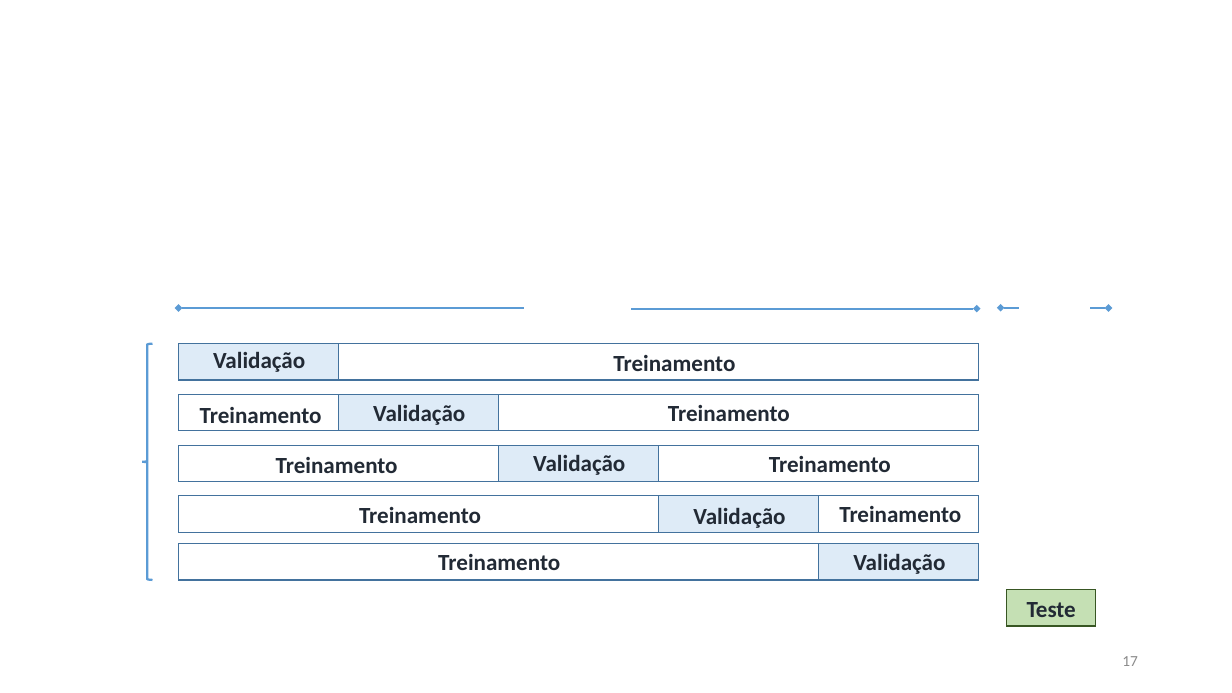
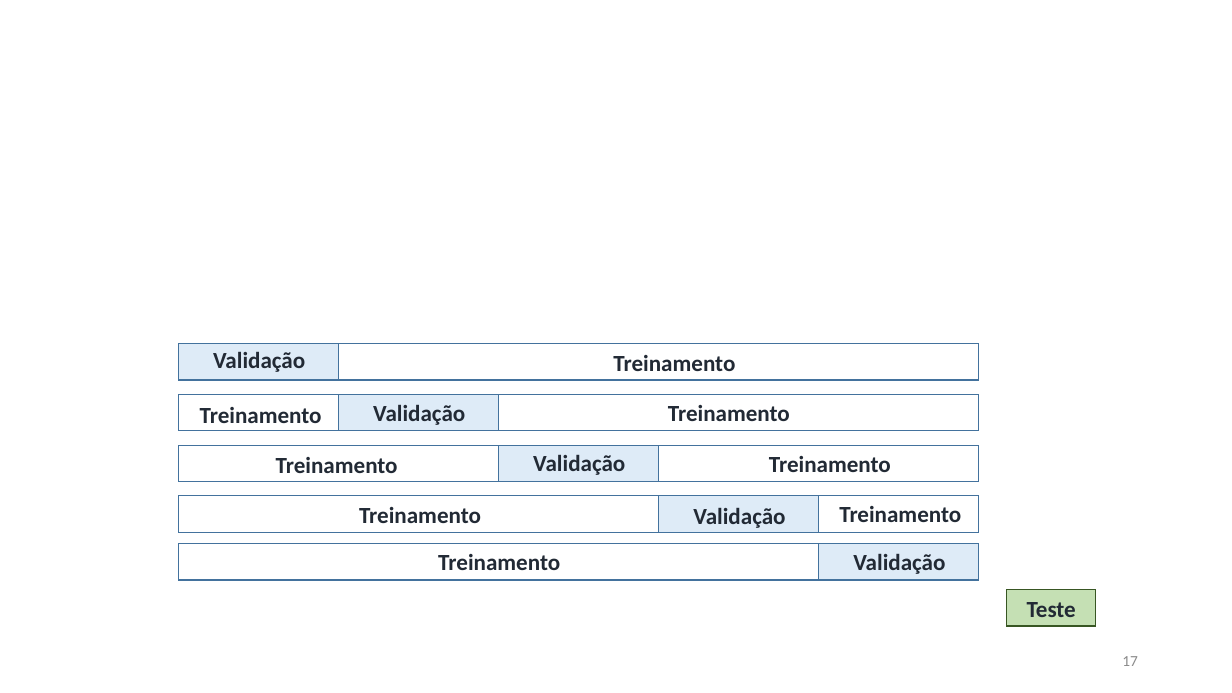
Before and after one commit to danilocoura/Aprendizagem-de-Maquina, a slide deck: slide 17 of Projeto/apresentacao Aprendizagem de Maquina.pptx. Drawn at 1232x693 pixels with LibreOffice and Linux fonts; fonts in the diff are those of the drawing; background and template pictures are left out. Boxes give left, top, right and bottom in pixels: in the first picture for what was removed or moved away, otherwise in the second. Text is boxed around its words. In the diff, an @@ line names an element or a change of style, - is before the commit and + after.

```diff
--- a/Projeto/apresentacao Aprendizagem de Maquina.pptx
+++ b/Projeto/apresentacao Aprendizagem de Maquina.pptx
@@ arrow (178, 308) - (524, 308): stroke #5B9BD5 1.75 pt to #FFFFFF 1.75 pt @@
@@ arrow (631, 309) - (977, 309): stroke #5B9BD5 1.75 pt to #FFFFFF 1.75 pt @@
@@ arrow (1001, 308) - (1019, 308): stroke #5B9BD5 1.75 pt to #FFFFFF 1.75 pt @@
@@ arrow (1091, 308) - (1109, 308): stroke #5B9BD5 1.75 pt to #FFFFFF 1.75 pt @@
@@ left brace at (142,344,152,580): outline #5B9BD5 1.75 pt to #FFFFFF 1.75 pt @@
```
Also in this commit, not shown: 3 other slides changed, 1 slide added, 2 other files.
